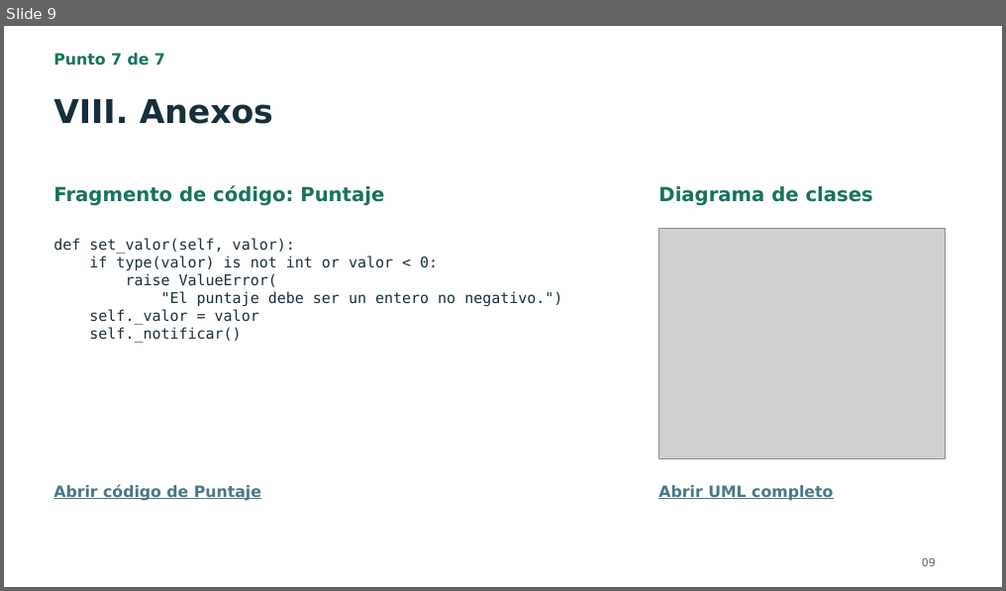
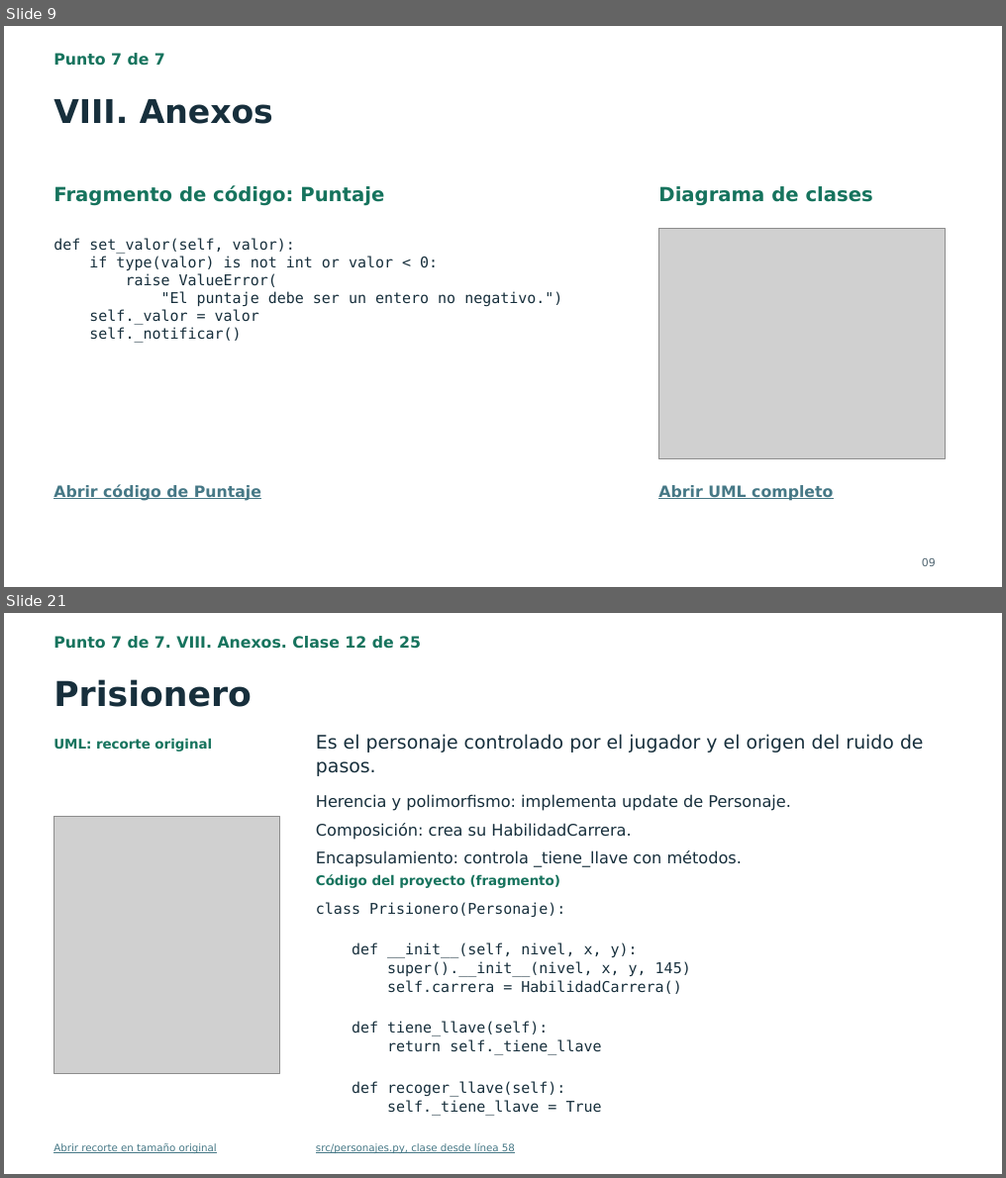
Before and after one commit to JhosFcL/FugaPrision, a slide deck: entrega/Presentacion_Fuga_de_la_Prision.pptx. Shown one above the other, each under a label of ours: slide 9 before the commit, slides 9 and 21 after it; the slides between them are not shown. The pictures are 1006x591 and 1006x1178 pixels, drawn with LibreOffice and Linux fonts; fonts in the diff are those of the drawing; grey boxes stand for pictures. Boxes give left, top, right and bottom in pixels: in the first picture for what was removed or moved away, otherwise in the second. Text is boxed around its words. In the diff, an @@ line names an element or a change of style, - is before the commit and + after.

```diff
--- a/entrega/Presentacion_Fuga_de_la_Prision.pptx
+++ b/entrega/Presentacion_Fuga_de_la_Prision.pptx
@@ slide 21 added at [4,613,1002,1174], background #FFFFFF @@
@@ text added at [54,636,421,649], 15 pt, text #16735D, bold @@
+Punto 7 de 7. VIII. Anexos. Clase 12 de 25
@@ text added at [54,679,252,707], 33 pt, text #172F3C, bold @@
+Prisionero
@@ text added at [54,738,212,752], 12.8 pt, text #16735D, bold @@
+UML: recorte original
@@ text added at [316,734,924,776], 18 pt, text #172F3C @@
+Es el personaje controlado por el jugador y el origen del ruido de pasos.
@@ picture added at [54,817,280,1073] @@
@@ text added at [316,794,791,811], 15.4 pt, text #172F3C @@
+Herencia y polimorfismo: implementa update de Personaje.
@@ text added at [316,823,631,840], 15.4 pt, text #172F3C @@
+Composición: crea su HabilidadCarrera.
@@ text added at [316,851,742,867], 15.4 pt, text #172F3C @@
+Encapsulamiento: controla _tiene_llave con métodos.
@@ text added at [316,874,560,888], 12.8 pt, text #16735D, bold @@
+Código del proyecto (fragmento)
@@ text added at [316,902,691,1113], 14.2 pt, text #172F3C @@
+class Prisionero(Personaje):
+def __init__(self, nivel, x, y):
+super().__init__(nivel, x, y, 145)
+self.carrera = HabilidadCarrera()
+def tiene_llave(self):
+return self._tiene_llave
+def recoger_llave(self):
+self._tiene_llave = True
@@ text added at [54,1144,217,1154], 9.8 pt, text #467886, underline @@
+Abrir recorte en tamaño original
@@ text added at [316,1144,515,1154], 9.8 pt, text #467886, underline @@
+src/personajes.py, clase desde línea 58
```
Also in this commit, not shown: 24 other slides added, 29 other files.
